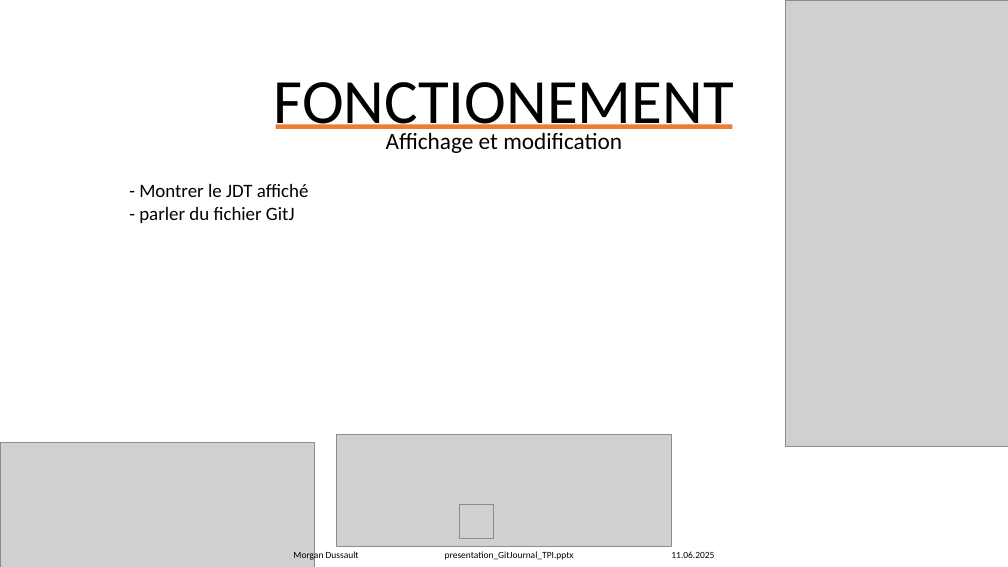
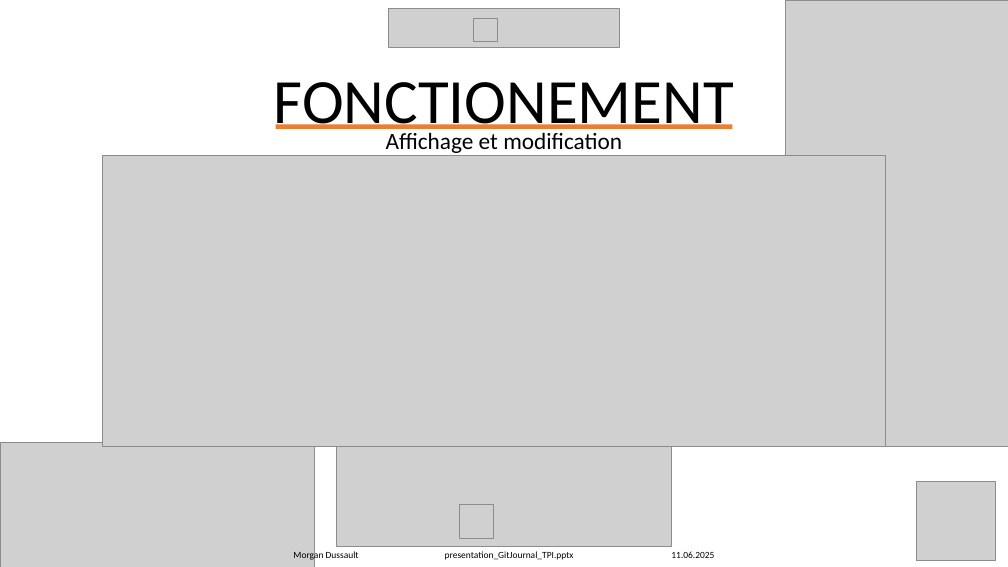
Before and after one commit to Morgan-DD/GitJournal, a slide deck: slide 16 of presentation/presentation_GitJournal_TPI.pptx (slide 17 before the commit). Drawn at 1008x567 pixels with LibreOffice and Linux fonts; fonts in the diff are those of the drawing; grey boxes stand for pictures. Boxes give left, top, right and bottom in pixels: in the first picture for what was removed or moved away, otherwise in the second. Text is boxed around its words. In the diff, an @@ line names an element or a change of style, - is before the commit and + after.

```diff
--- a/presentation/presentation_GitJournal_TPI.pptx
+++ b/presentation/presentation_GitJournal_TPI.pptx
@@ picture added at [389,9,619,48] @@
@@ picture added at [474,18,498,42] @@
@@ picture added at [103,156,886,446] @@
@@ text removed at [139,184,308,223] @@
-- Montrer le JDT affiché
-- parler du fichier GitJ
@@ picture added at [917,482,996,561] @@
```
Also in this commit, not shown: 24 other slides changed, 8 slides added, 14 other files.
